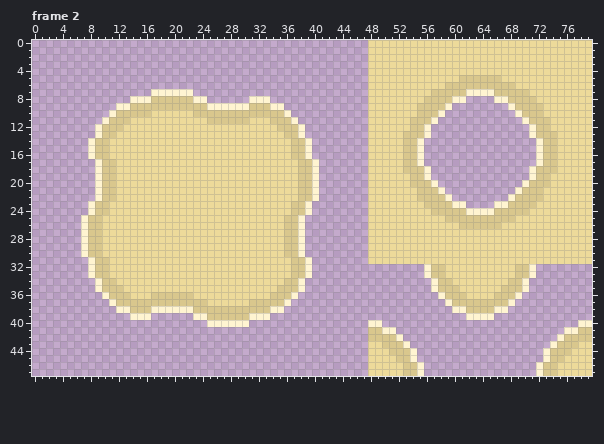
Two versions of one pixel-art file, The Fallen Guardian/Assets/Art/Tiles/Beach/Beach_Sand_Water_Animation.aseprite. Above, as it was before the edit.
96x48 pixels, 4 frames. Shown: frame 2. The old version is drawn lined up with the new one, on the new canvas. The commit also changed other frames, which this record leaves out.
New version:
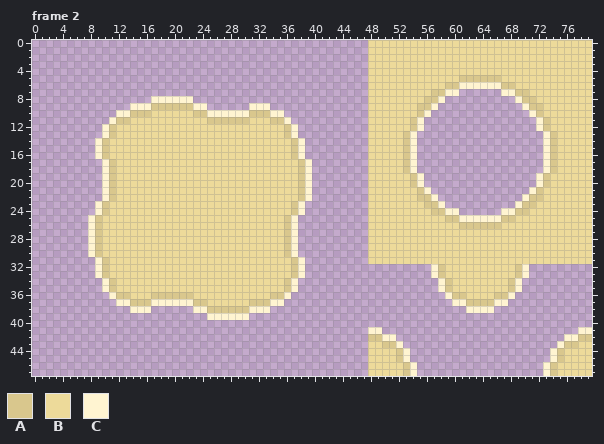
Palette (. is transparent): A #d9c78d  B #edda9a  C #fff4d1
Difference:
canvas 96x48 -> 80x48 (the part of the old canvas that was cut away was empty and is not shown)
--- frame 2
@@ x 0..79 @@
  5 ................................................BBBBBBBBBBBBBAAAAAABBBBBBBBBBBBB
- 6 ................................................BBBBBBBBBBBAAAAAAAAAABBBBBBBBBBB
- 7 .................CCCCCC.........................BBBBBBBBBAAAAACCCCAAAAABBBBBBBBB
- 8 ..............CCCAAAAAACC......CCC..............BBBBBBBBAAAACC....CCAAAABBBBBBBB
- 9 ............CCAAAAAAAAAAACCCCCCAAACC............BBBBBBBAAAAC........CAAAABBBBBBB
-10 ...........CAAAAABBBBBBAAAAAAAAAAAAAC...........BBBBBBBAAAC..........CAAABBBBBBB
-11 ..........CAAABBBBBBBBBBBAAAAAABBBAAAC..........BBBBBBAAAC............CAAABBBBBB
-12 .........CAAABBBBBBBBBBBBBBBBBBBBBBAAAC.........BBBBBBAAC..............CAABBBBBB
-13 .........CAABBBBBBBBBBBBBBBBBBBBBBBBAAC.........BBBBBAAAC..............CAAABBBBB
-14 ........CAABBBBBBBBBBBBBBBBBBBBBBBBBBAAC........BBBBBAAC................CAABBBBB
-15 ........CAABBBBBBBBBBBBBBBBBBBBBBBBBBAAC........BBBBBAAC................CAABBBBB
-16 ........CAABBBBBBBBBBBBBBBBBBBBBBBBBBAAC........BBBBBAAC................CAABBBBB
-17 .........CAABBBBBBBBBBBBBBBBBBBBBBBBBBAAC.......BBBBBAAC................CAABBBBB
-18 .........CAABBBBBBBBBBBBBBBBBBBBBBBBBBAAC.......BBBBBAAAC..............CAAABBBBB
-19 .........CAABBBBBBBBBBBBBBBBBBBBBBBBBBAAC.......BBBBBBAAC..............CAABBBBBB
-20 .........CAABBBBBBBBBBBBBBBBBBBBBBBBBBAAC.......BBBBBBAAAC............CAAABBBBBB
-21 .........CAABBBBBBBBBBBBBBBBBBBBBBBBBBAAC.......BBBBBBBAAAC..........CAAABBBBBBB
-22 .........CAABBBBBBBBBBBBBBBBBBBBBBBBBBAAC.......BBBBBBBAAAAC........CAAAABBBBBBB
-23 ........CAABBBBBBBBBBBBBBBBBBBBBBBBBBAAC........BBBBBBBBAAAACC....CCAAAABBBBBBBB
-24 ........CAABBBBBBBBBBBBBBBBBBBBBBBBBBAAC........BBBBBBBBBAAAAACCCCAAAAABBBBBBBBB
-25 .......CAABBBBBBBBBBBBBBBBBBBBBBBBBBAAC.........BBBBBBBBBBBAAAAAAAAAABBBBBBBBBBB
-26 .......CAABBBBBBBBBBBBBBBBBBBBBBBBBBAAC.........BBBBBBBBBBBBBAAAAAABBBBBBBBBBBBB
-27 .......CAABBBBBBBBBBBBBBBBBBBBBBBBBBAAC.........BBBBBBBBBBBBBBBBBBBBBBBBBBBBBBBB
-28 .......CAABBBBBBBBBBBBBBBBBBBBBBBBBBAAC.........BBBBBBBBBBBBBBBBBBBBBBBBBBBBBBBB
-29 .......CAABBBBBBBBBBBBBBBBBBBBBBBBBBAAC.........BBBBBBBBBBBBBBBBBBBBBBBBBBBBBBBB
-30 .......CAABBBBBBBBBBBBBBBBBBBBBBBBBBAAC.........BBBBBBBBBBBBBBBBBBBBBBBBBBBBBBBB
-31 ........CAABBBBBBBBBBBBBBBBBBBBBBBBBBAAC........BBBBBBBBBBBBBBBBBBBBBBBBBBBBBBBB
-32 ........CAABBBBBBBBBBBBBBBBBBBBBBBBBBAAC................CAABBBBBBBBBBAAC........
-33 ........CAABBBBBBBBBBBBBBBBBBBBBBBBBBAAC................CAABBBBBBBBBBAAC........
-34 .........CAABBBBBBBBBBBBBBBBBBBBBBBBAAC..................CAABBBBBBBBAAC.........
-35 .........CAAABBBBBBBBBBBBBBBBBBBBBBAAAC..................CAAABBBBBBAAAC.........
-36 ..........CAAABBBAAAAAABBBBBBBBBBBAAAC....................CAAABBBBAAAC..........
-37 ...........CAAAAAAAAAAAAABBBBBBAAAAAC......................CAAAAAAAAC...........
-38 ............CCAAACCCCCCAAAAAAAAAAACC........................CCAAAACC............
-39 ..............CCC......CCAAAAAACCC............................CCCC..............
-40 .........................CCCCCC.................CC............................CC
-41 ................................................AACC........................CCAA
-42 ................................................AAAAC......................CAAAA
-43 ................................................BBAAAC....................CAAABB
-44 ................................................BBBAAAC..................CAAABBB
-45 ................................................BBBBAAC..................CAABBBB
-46 ................................................BBBBBAAC................CAABBBBB
-47 ................................................BBBBBAAC................CAABBBBB
+ 6 ................................................BBBBBBBBBBBAACCCCCCAABBBBBBBBBBB
+ 7 ................................................BBBBBBBBBAACC......CCAABBBBBBBBB
+ 8 .................CCCCCC.........................BBBBBBBBAAC..........CAABBBBBBBB
+ 9 ..............CCCAAAAAACC......CCC..............BBBBBBBAAC............CAABBBBBBB
+10 ............CCAAABBBBBBAACCCCCCAAACC............BBBBBBBAC..............CABBBBBBB
+11 ...........CAABBBBBBBBBBBAAAAAABBBAAC...........BBBBBBAC................CABBBBBB
+12 ..........CABBBBBBBBBBBBBBBBBBBBBBBBAC..........BBBBBBAC................CABBBBBB
+13 ..........CABBBBBBBBBBBBBBBBBBBBBBBBAC..........BBBBBAC..................CABBBBB
+14 .........CABBBBBBBBBBBBBBBBBBBBBBBBBBAC.........BBBBBAC..................CABBBBB
+15 .........CABBBBBBBBBBBBBBBBBBBBBBBBBBAC.........BBBBBAC..................CABBBBB
+16 .........CABBBBBBBBBBBBBBBBBBBBBBBBBBAC.........BBBBBAC..................CABBBBB
+17 ..........CABBBBBBBBBBBBBBBBBBBBBBBBBBAC........BBBBBAC..................CABBBBB
+18 ..........CABBBBBBBBBBBBBBBBBBBBBBBBBBAC........BBBBBAC..................CABBBBB
+19 ..........CABBBBBBBBBBBBBBBBBBBBBBBBBBAC........BBBBBBAC................CABBBBBB
+20 ..........CABBBBBBBBBBBBBBBBBBBBBBBBBBAC........BBBBBBAC................CABBBBBB
+21 ..........CABBBBBBBBBBBBBBBBBBBBBBBBBBAC........BBBBBBBAC..............CABBBBBBB
+22 ..........CABBBBBBBBBBBBBBBBBBBBBBBBBBAC........BBBBBBBAAC............CAABBBBBBB
+23 .........CABBBBBBBBBBBBBBBBBBBBBBBBBBAC.........BBBBBBBBAAC..........CAABBBBBBBB
+24 .........CABBBBBBBBBBBBBBBBBBBBBBBBBBAC.........BBBBBBBBBAACC......CCAABBBBBBBBB
+25 ........CABBBBBBBBBBBBBBBBBBBBBBBBBBAC..........BBBBBBBBBBBAACCCCCCAABBBBBBBBBBB
+26 ........CABBBBBBBBBBBBBBBBBBBBBBBBBBAC..........BBBBBBBBBBBBBAAAAAABBBBBBBBBBBBB
+27 ........CABBBBBBBBBBBBBBBBBBBBBBBBBBAC..........BBBBBBBBBBBBBBBBBBBBBBBBBBBBBBBB
+28 ........CABBBBBBBBBBBBBBBBBBBBBBBBBBAC..........BBBBBBBBBBBBBBBBBBBBBBBBBBBBBBBB
+29 ........CABBBBBBBBBBBBBBBBBBBBBBBBBBAC..........BBBBBBBBBBBBBBBBBBBBBBBBBBBBBBBB
+30 ........CABBBBBBBBBBBBBBBBBBBBBBBBBBAC..........BBBBBBBBBBBBBBBBBBBBBBBBBBBBBBBB
+31 .........CABBBBBBBBBBBBBBBBBBBBBBBBBBAC.........BBBBBBBBBBBBBBBBBBBBBBBBBBBBBBBB
+32 .........CABBBBBBBBBBBBBBBBBBBBBBBBBBAC..................CABBBBBBBBBBAC.........
+33 .........CABBBBBBBBBBBBBBBBBBBBBBBBBBAC..................CABBBBBBBBBBAC.........
+34 ..........CABBBBBBBBBBBBBBBBBBBBBBBBAC....................CABBBBBBBBAC..........
+35 ..........CABBBBBBBBBBBBBBBBBBBBBBBBAC....................CABBBBBBBBAC..........
+36 ...........CAABBBAAAAAABBBBBBBBBBBAAC......................CAABBBBAAC...........
+37 ............CCAAACCCCCCAABBBBBBAAACC........................CCAAAACC............
+38 ..............CCC......CCAAAAAACCC............................CCCC..............
+39 .........................CCCCCC.................................................
+40 ................................................................................
+41 ................................................CC............................CC
+42 ................................................AACC........................CCAA
+43 ................................................BBAAC......................CAABB
+44 ................................................BBBBAC....................CABBBB
+45 ................................................BBBBAC....................CABBBB
+46 ................................................BBBBBAC..................CABBBBB
+47 ................................................BBBBBAC..................CABBBBB
Pixel boxes of the changes (left, top, right, bottom) in both pictures:
changed: (410, 82, 550, 222)
changed: (81, 89, 319, 327)
changed: (424, 264, 536, 320)
changed: (368, 320, 424, 376)
changed: (536, 320, 592, 376)
